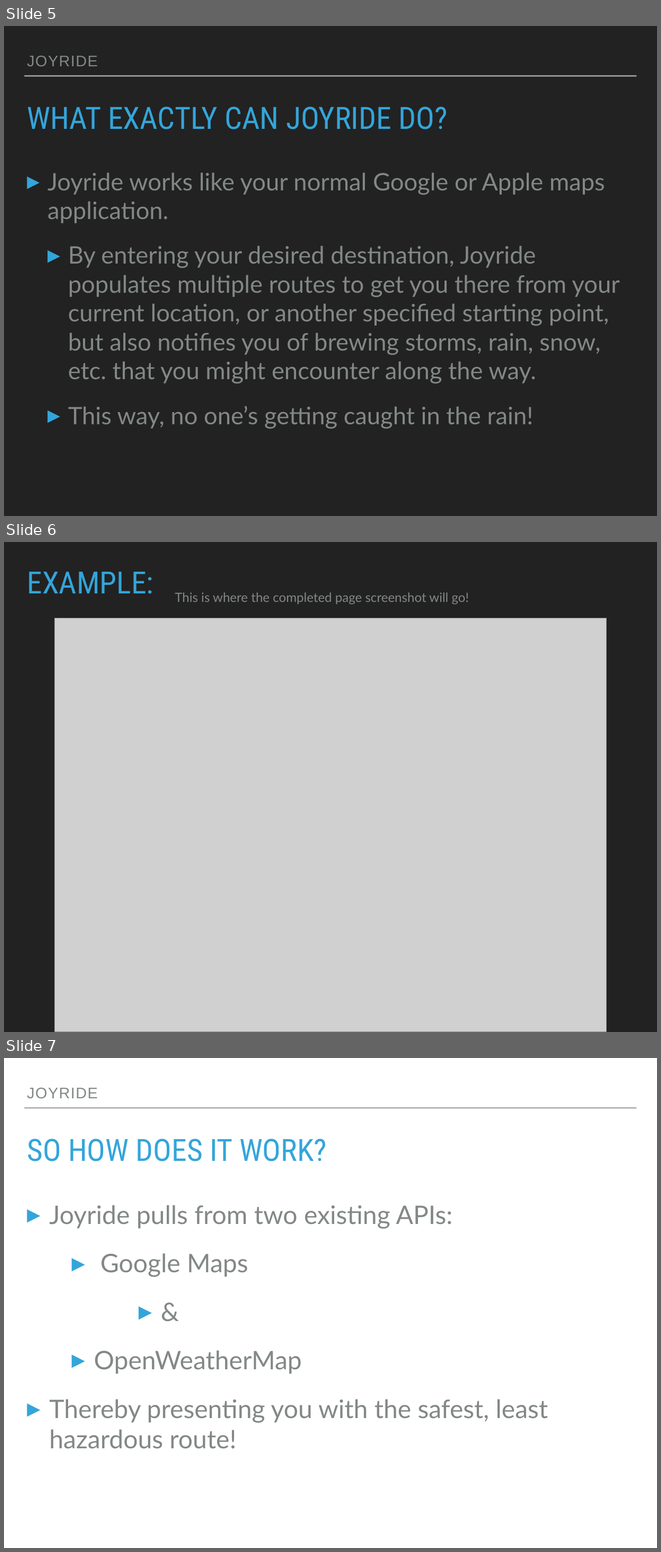
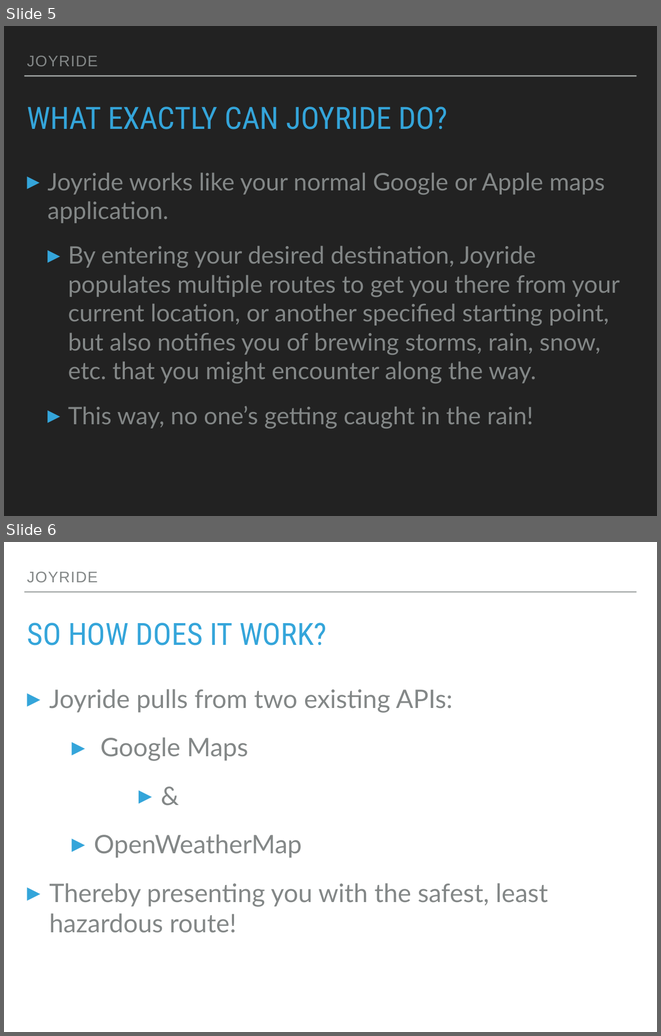
Before and after one commit to Annikizzle/Joyride, a slide deck: Presentation/Joyride Presentation.pptx. Shown one above the other, each under a label of ours: slides 5, 6 and 7 before the commit, slides 5 and 6 after it. The pictures are 661x1552 and 661x1036 pixels, drawn with LibreOffice and Linux fonts; fonts in the diff are those of the drawing; grey boxes stand for pictures. Boxes give left, top, right and bottom in pixels: in the first picture for what was removed or moved away, otherwise in the second. Text is boxed around its words. In the diff, an @@ line names an element or a change of style, - is before the commit and + after.

Commit message:
Updated PPT

```diff
--- a/Presentation/Joyride Presentation.pptx
+++ b/Presentation/Joyride Presentation.pptx
@@ slide 6 removed at (4,542,657,1032), background #222222 @@
@@ title removed at (27,572,153,594) @@
-EXAMPLE:
@@ text removed at (175,592,469,604) @@
-This is where the completed page screenshot will go!
@@ picture removed at (55,618,607,1032) @@
@@ what was slide 7 is now slide 6 @@
```
Also in this commit, not shown: 1 slide added, 3 other slides removed.
